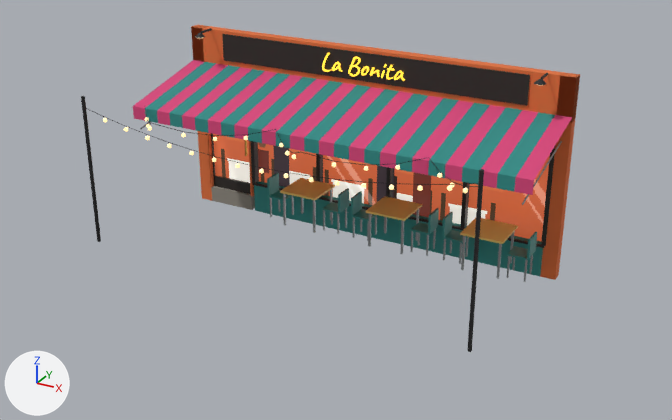
The glTF model art/models/props/venues/la_bonita.glb as it was, and as the next commit left it.
Both versions are drawn from a 50 mm lens placed at (7.8, -15.5, 7.79), pointed at (0.45, -2.14, 1.12). Lighting does not change. The marker at lower left points along +X, +Y and +Z. The picture after the commit comes second. Objects named as collision shapes, trigger or cutter boxes, shadow casters or lower levels of detail are left out. Vertices at exactly the same position are counted once.

Objects in the first picture: 'LaBonita'.
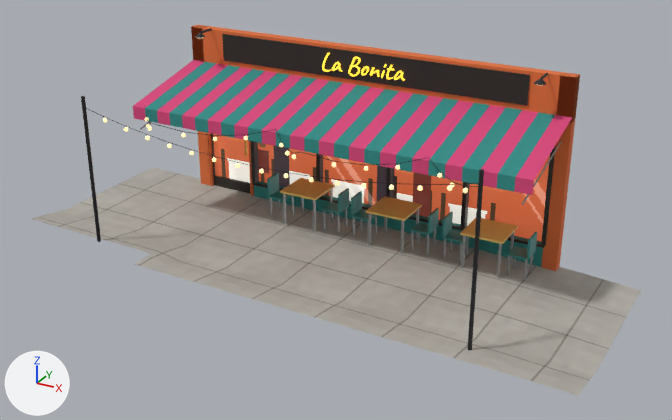
Diff of the bpy script that builds the scene:
```diff
--- a/art/models/props/venues/la_bonita.glb.py
+++ b/art/models/props/venues/la_bonita.glb.py
@@ img_sidewalk @@
+img_sidewalk = load_image('sidewalk', '_unpacked/sidewalk', 64, 64, 'sRGB')
@@ mat_vn_pave @@
+mat_vn_pave = principled_material('VN_Pave')
+mat_vn_pave.texture = img_sidewalk
+mat_vn_pave.roughness = 0.95
@@ me_labonita @@
 # used by ob_labonita; location = (0.0, 0.0, 0.0)
-me_labonita.from_pydata(...)  # 3245 vertices, 5808 faces; spans x -4.0..4.0, y -3.84..0.0, z -0.28..3.57
+me_labonita.from_pydata(...)  # 3477 vertices, 6192 faces; spans x -5.5..5.5, y -4.25..0.0, z -0.28..3.57
+# me_labonita part 1: a new loose piece of 232 vertices spanning x -5.5..5.5, y -4.25..0.0, z -0.2..0.28, in mat_vn_pave (picture img_sidewalk)
 me_labonita.materials.append(mat_vn_wall)
@@ me_labonita @@
 me_labonita.materials.append(mat_vn_lamp_la_bonita)
+me_labonita.materials.append(mat_vn_pave)  # picture img_sidewalk
```

Boxes [x1, y1, x2, y2] around the edits, measured in the pictures (672 x 420 px):
'LaBonita', reshaped (22% wider, 13% taller)
    before: [81, 25, 580, 352]
    after: [32, 25, 641, 395]
part 1 of me_labonita, added
    after: [32, 167, 641, 395]
